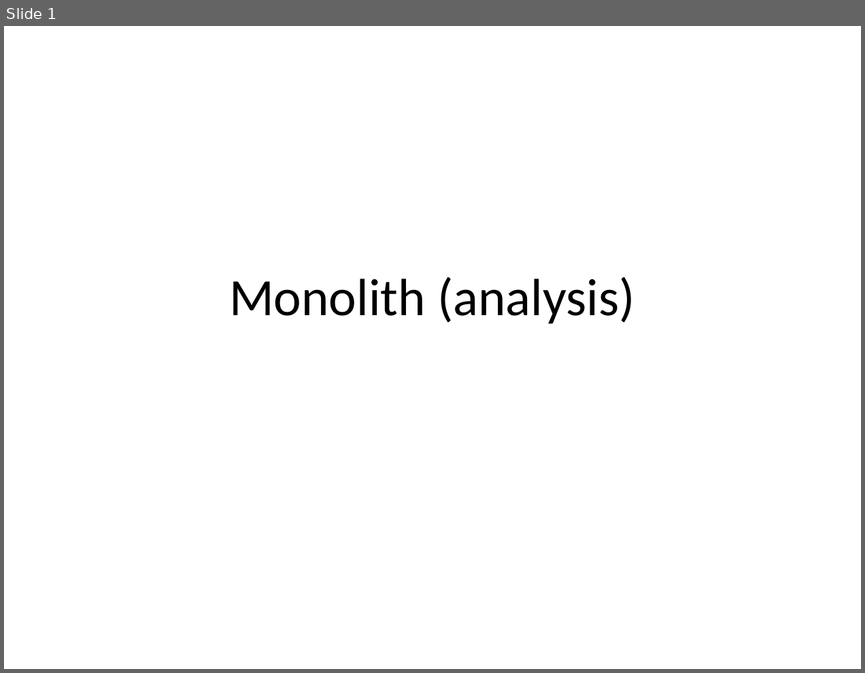
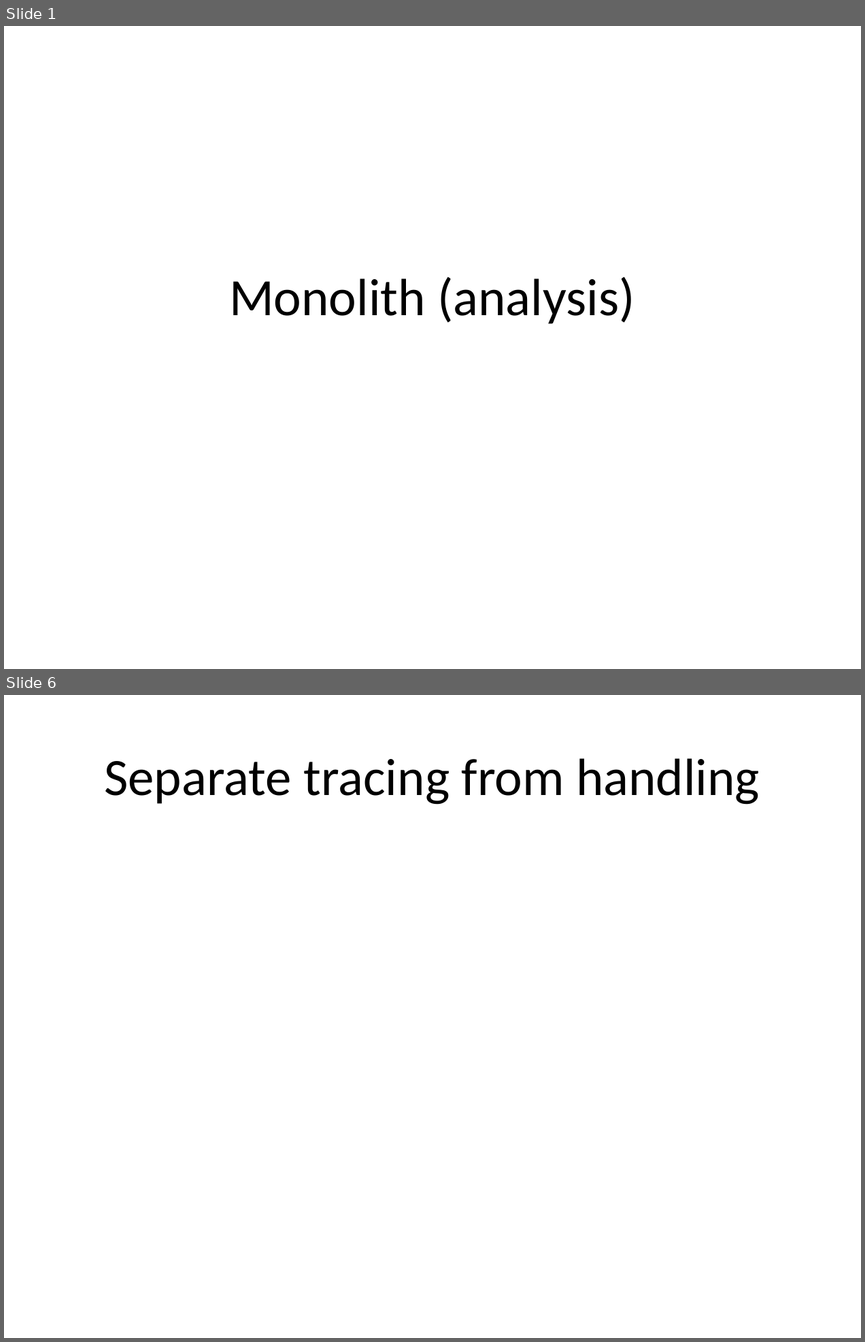
Before and after one commit to rhildred/INFO8985, a slide deck: monolith_analysis/slides.pptx. Shown one above the other, each under a label of ours: slide 1 before the commit, slides 1 and 6 after it; the slides between them are not shown. The pictures are 865x673 and 865x1342 pixels, drawn with LibreOffice and Linux fonts; fonts in the diff are those of the drawing. Boxes give left, top, right and bottom in pixels: in the first picture for what was removed or moved away, otherwise in the second. Text is boxed around its words. In the diff, an @@ line names an element or a change of style, - is before the commit and + after.

```diff
--- a/monolith_analysis/slides.pptx
+++ b/monolith_analysis/slides.pptx
@@ slide 6 added at [4, 695, 861, 1338], background #FFFFFF @@
@@ title added at [104, 758, 759, 804], 44 pt, text #000000 @@
+Separate tracing from handling
```
Also in this commit, not shown: 1 slide changed, 5 other slides added, 3 slides removed, 16 other files.
